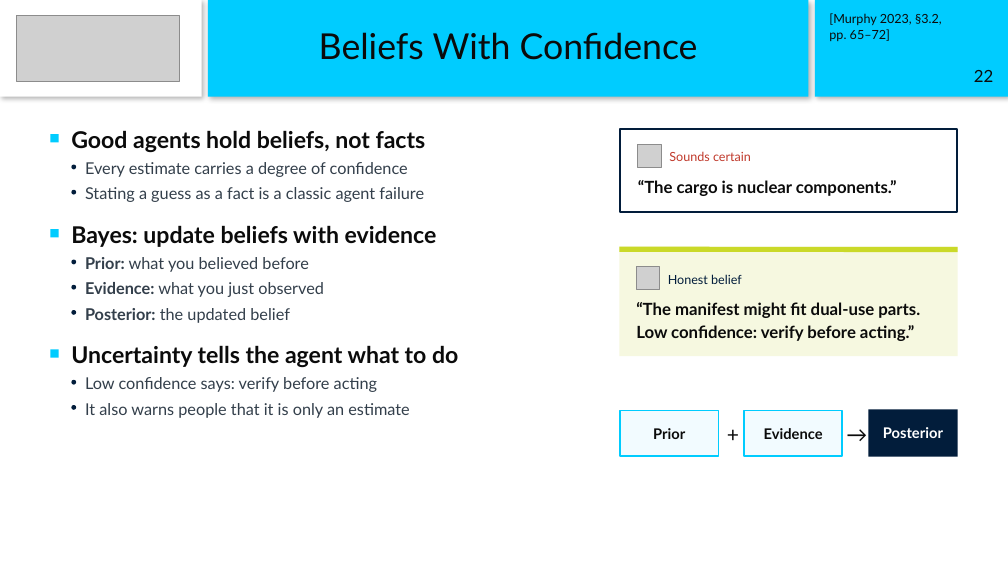
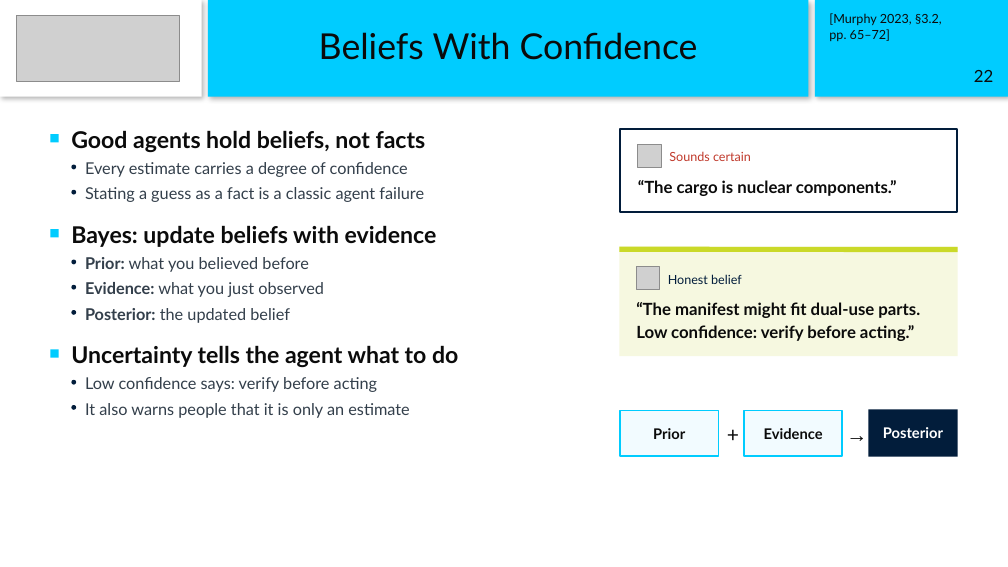
Before and after one commit to karpit0499/teaching, a slide deck: slide 22 of 2026-11-09_gisma_intelligent-agents-lecture/slides/session-1_theory/Session1_Intelligent_Agents_Theory.pptx. Drawn at 1008x567 pixels with LibreOffice and Linux fonts; fonts in the diff are those of the drawing; grey boxes stand for pictures. Boxes give left, top, right and bottom in pixels: in the first picture for what was removed or moved away, otherwise in the second. Text is boxed around its words. In the diff, an @@ line names an element or a change of style, - is before the commit and + after.

```diff
--- a/2026-11-09_gisma_intelligent-agents-lecture/slides/session-1_theory/Session1_Intelligent_Agents_Theory.pptx
+++ b/2026-11-09_gisma_intelligent-agents-lecture/slides/session-1_theory/Session1_Intelligent_Agents_Theory.pptx
@@ text "→" at [845,420,870,449]: font Lato to Arial, bold on @@
```
Also in this commit, not shown: 9 other slides changed, 9 other files.
